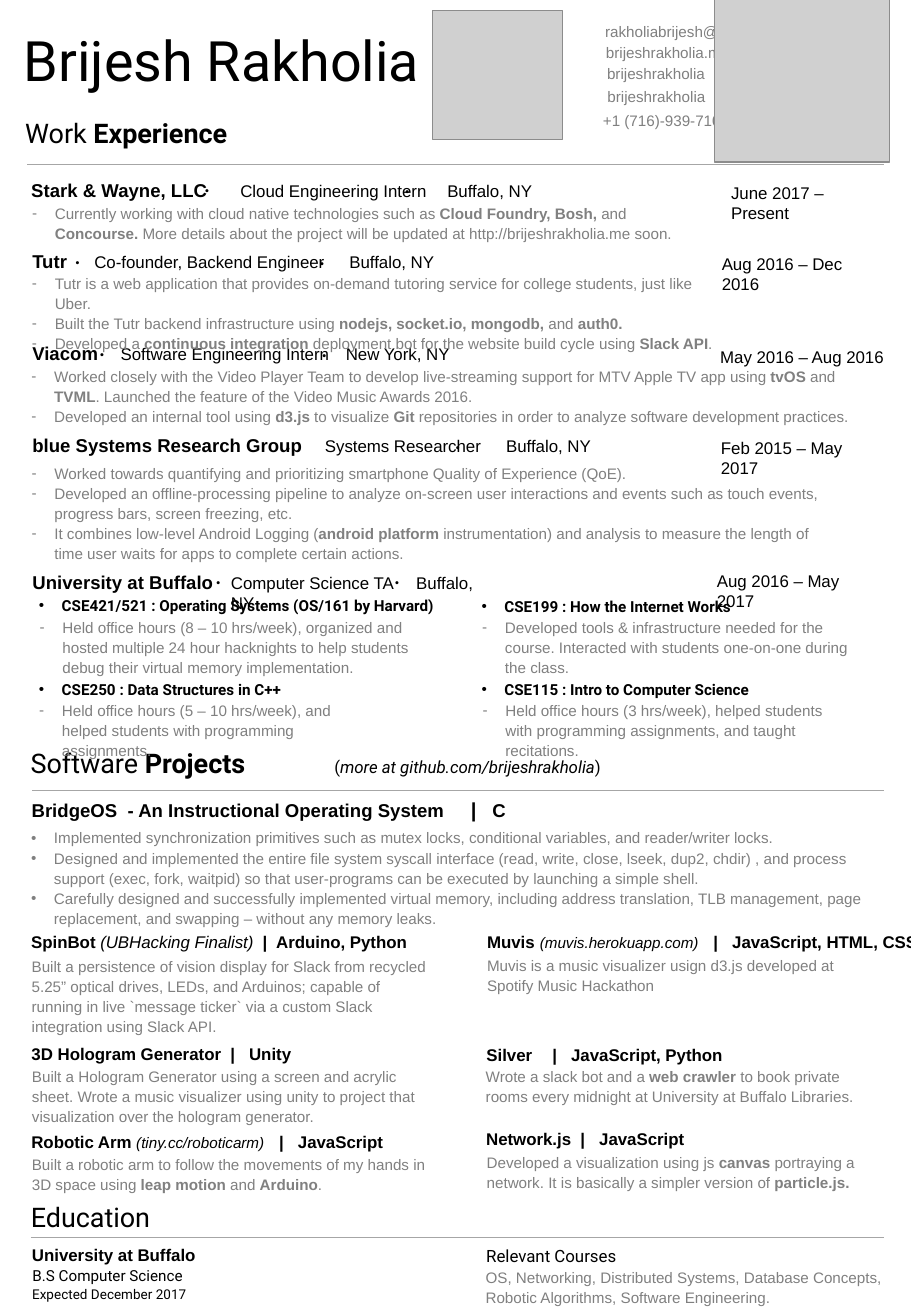
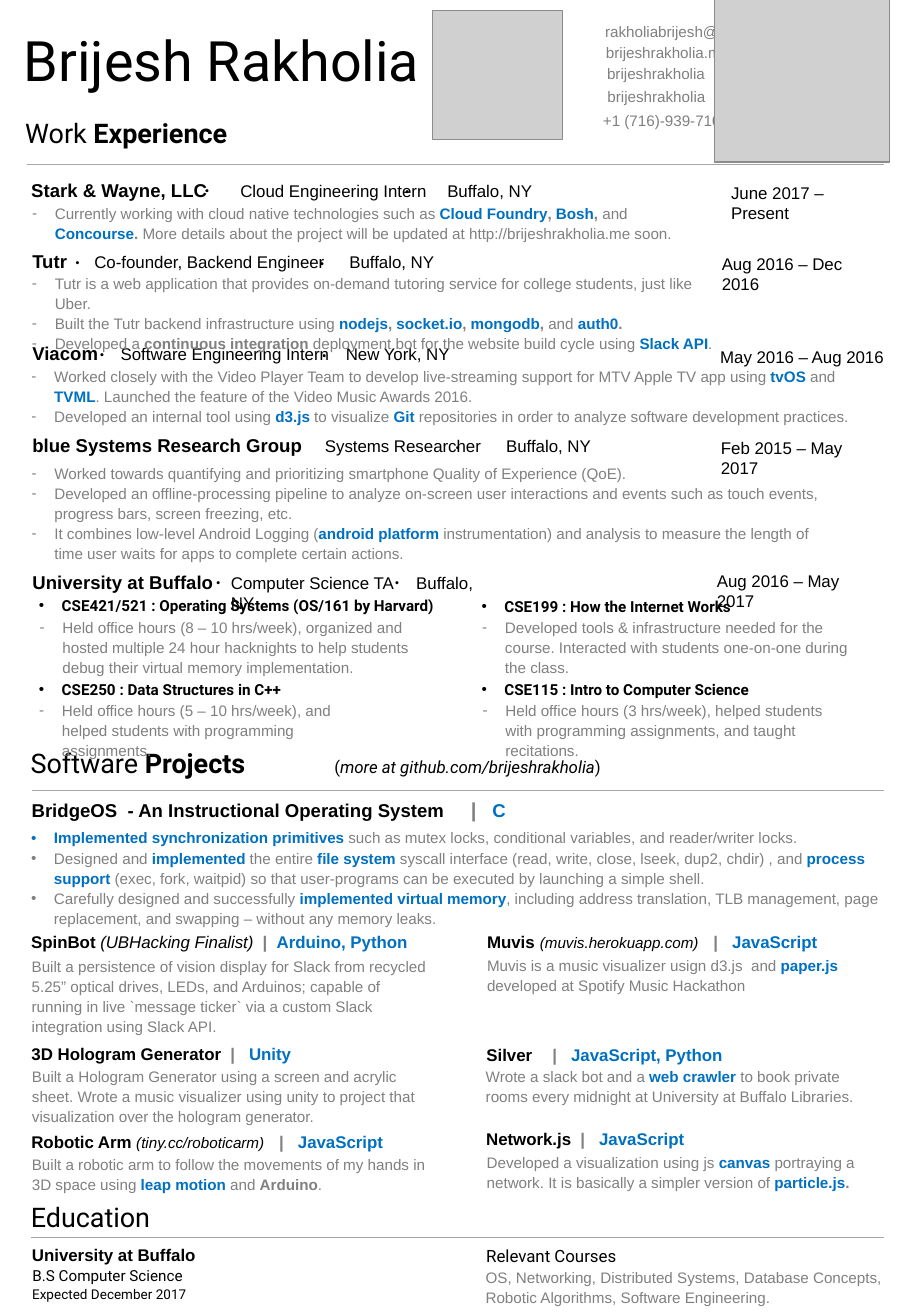
Before and after one commit to abhijitnathwani/brijeshrakholia.github.io, a slide deck: slide 1 of resource/brijesh-resume.pptx. Drawn at 911x1316 pixels with LibreOffice and Linux fonts; fonts in the diff are those of the drawing; grey boxes stand for pictures; background and template pictures are left out. Boxes give left, top, right and bottom in pixels: in the first picture for what was removed or moved away, otherwise in the second. Text is boxed around its words. In the diff, an @@ line names an element or a change of style, - is before the commit and + after.

```diff
--- a/resource/brijesh-resume.pptx
+++ b/resource/brijesh-resume.pptx
@@ text "Currently working with cloud native ..." at (x1=55, y1=208, x2=671, y2=242): text colour #808080 to #0070C0 in "Cloud Foundry, Bosh, Concourse." @@
@@ text at (x1=55, y1=318, x2=712, y2=353): text colour #808080 to #0070C0 in "nodejs, socket.io, mongodb, auth0.", "Slack API." @@
@@ text "Worked closely with the Video ..." at (x1=54, y1=371, x2=848, y2=425): text colour #808080 to #0070C0 in "tvOS TVML.", "d3.js Git" @@
@@ text at (x1=54, y1=528, x2=809, y2=562): text colour #808080 to #0070C0 in "(android platform" @@
@@ text "BridgeOS - An Instructional Operating ..." at (x1=32, y1=803, x2=505, y2=821): text colour #000000 to #808080 in "|"; text colour #000000 to #0070C0 in "C" @@
@@ text "Implemented synchronization primitives such as ..." at (x1=54, y1=832, x2=878, y2=927): text colour #808080 to #0070C0, bold on in "Implemented synchronization primitives", "implemented file system process support", "implemented virtual memory," @@
@@ text "SpinBot (UBHacking Finalist) | Arduino, ..." at (x1=31, y1=935, x2=407, y2=952): text colour #000000 to #808080 in "|"; text colour #000000 to #0070C0 in "Arduino, Python" @@
@@ text at (x1=487, y1=935, x2=817, y2=952): text changed; size 10 to 9 pt; bold off; italic on @@
-Muvis (muvis.herokuapp.com) | JavaScript, HTML, CSS
+Muvis (muvis.herokuapp.com) | JavaScript
@@ text at (x1=487, y1=960, x2=838, y2=994): text changed @@
-  Muvis is a music visualizer usign d3.js developed at Spotify Music Hackathon
+  Muvis is a music visualizer usign d3.js and paper.js developed at Spotify Music Hackathon
@@ text "3D Hologram Generator | Unity" at (x1=31, y1=1047, x2=291, y2=1064): text colour #000000 to #808080 in "|"; text colour #000000 to #0070C0 in "Unity" @@
@@ text "Silver | JavaScript, Python" at (x1=486, y1=1048, x2=722, y2=1065): text colour #000000 to #808080 in "|"; text colour #000000 to #0070C0 in "JavaScript, Python" @@
@@ text "Wrote a slack bot and ..." at (x1=486, y1=1071, x2=853, y2=1105): text colour #808080 to #0070C0 in "web crawler" @@
@@ text "Robotic Arm (tiny.cc/roboticarm) | JavaScript" at (x1=31, y1=1135, x2=383, y2=1152): text colour #000000 to #808080 in "|"; text colour #000000 to #0070C0 in "JavaScript" @@
@@ text "Network.js | JavaScript" at (x1=486, y1=1132, x2=684, y2=1149): text colour #000000 to #808080 in "|"; text colour #000000 to #0070C0 in "JavaScript" @@
@@ text "Built a robotic arm to ..." at (x1=32, y1=1159, x2=425, y2=1193): text colour #808080 to #0070C0 in "leap motion" @@
@@ text "Developed a visualization using js ..." at (x1=487, y1=1157, x2=854, y2=1191): text colour #808080 to #0070C0 in "canvas particle.js." @@
```
Also in this commit, not shown: 1 other file.
